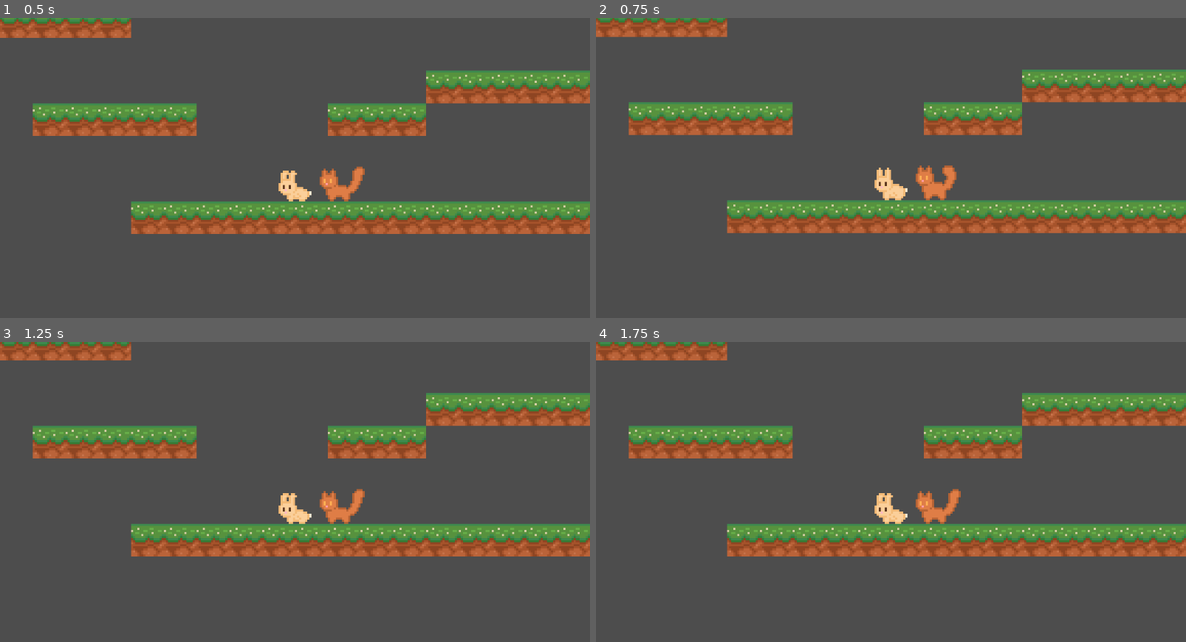
Above: before the commit, frames 1-4 (two rows, left to right).
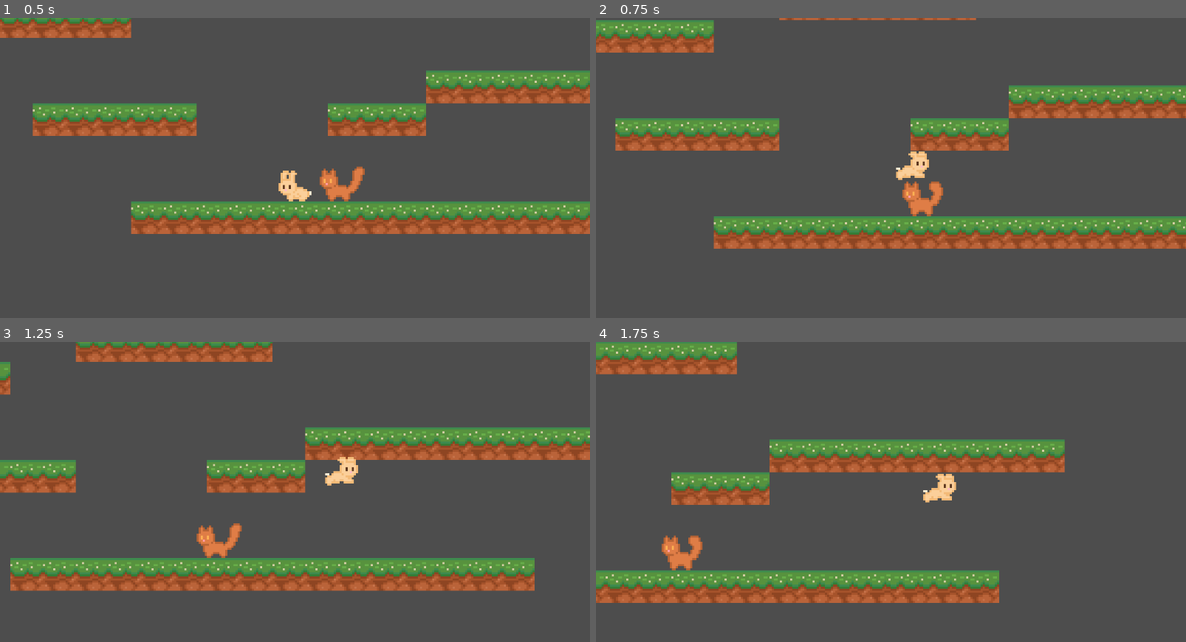
Above: after the commit, the same moments.

Repository: rose-ink/GJF2024
Game: Godot game, scene res://Scenes/grass_area.tscn
Two runs of this game, one before a commit and one after it. Both use one fixed random seed, a clock stepped at 60 frames per second and the inputs below.
Inputs:
- Up to frame 1 (0.5 s): no input
- Up to frame 2 (0.75 s): hold Right (bunny_right, bound only after the commit) from 0.53 s (still down); tap Up (bunny_jump, bound only after the commit) at 0.6 s
- Up to frame 3 (1.25 s): keep holding Right (bunny_right, bound only after the commit); tap Up (bunny_jump, bound only after the commit) at 0.77, 1.07 s; tap W (cat_jump, bound only after the commit) at 0.8 s
- Up to frame 4 (1.75 s): keep holding Right (bunny_right, bound only after the commit); tap W (cat_jump, bound only after the commit) at 1.35 s; tap Up (bunny_jump, bound only after the commit) at 1.52, 1.55 s

Frame 1 is identical in both runs. In frame 2, 28% of the frame differs, in the area x 0-100%, y 0-77%; in frame 3, 36%, in the area x 0-100%, y 0-84%; in frame 4, 34%.

Commit message:
input map settings

Diff:
--- a/project.godot
+++ b/project.godot
@@ -19,6 +19,39 @@
 
 project/assembly_name="Critter Clamber"
 
+[input]
+
+bunny_jump={
+"deadzone": 0.5,
+"events": [Object(InputEventKey,"resource_local_to_scene":false,"resource_name":"","device":-1,"window_id":0,"alt_pressed":false,"shift_pressed":false,"ctrl_pressed":false,"meta_pressed":false,"pressed":false,"keycode":0,"physical_keycode":4194320,"key_label":0,"unicode":0,"echo":false,"script":null)
+]
+}
+bunny_right={
+"deadzone": 0.5,
+"events": [Object(InputEventKey,"resource_local_to_scene":false,"resource_name":"","device":-1,"window_id":0,"alt_pressed":false,"shift_pressed":false,"ctrl_pressed":false,"meta_pressed":false,"pressed":false,"keycode":0,"physical_keycode":4194321,"key_label":0,"unicode":0,"echo":false,"script":null)
+]
+}
+bunny_left={
+"deadzone": 0.5,
+"events": [Object(InputEventKey,"resource_local_to_scene":false,"resource_name":"","device":-1,"window_id":0,"alt_pressed":false,"shift_pressed":false,"ctrl_pressed":false,"meta_pressed":false,"pressed":false,"keycode":0,"physical_keycode":4194319,"key_label":0,"unicode":0,"echo":false,"script":null)
+]
+}
+cat_jump={
+"deadzone": 0.5,
+"events": [Object(InputEventKey,"resource_local_to_scene":false,"resource_name":"","device":-1,"window_id":0,"alt_pressed":false,"shift_pressed":false,"ctrl_pressed":false,"meta_pressed":false,"pressed":false,"keycode":0,"physical_keycode":87,"key_label":0,"unicode":119,"echo":false,"script":null)
+]
+}
+cat_right={
+"deadzone": 0.5,
+"events": [Object(InputEventKey,"resource_local_to_scene":false,"resource_name":"","device":-1,"window_id":0,"alt_pressed":false,"shift_pressed":false,"ctrl_pressed":false,"meta_pressed":false,"pressed":false,"keycode":0,"physical_keycode":68,"key_label":0,"unicode":100,"echo":false,"script":null)
+]
+}
+cat_left={
+"deadzone": 0.5,
+"events": [Object(InputEventKey,"resource_local_to_scene":false,"resource_name":"","device":-1,"window_id":0,"alt_pressed":false,"shift_pressed":false,"ctrl_pressed":false,"meta_pressed":false,"pressed":false,"keycode":0,"physical_keycode":65,"key_label":0,"unicode":97,"echo":false,"script":null)
+]
+}
+
 [rendering]
 
 textures/canvas_textures/default_texture_filter=0
